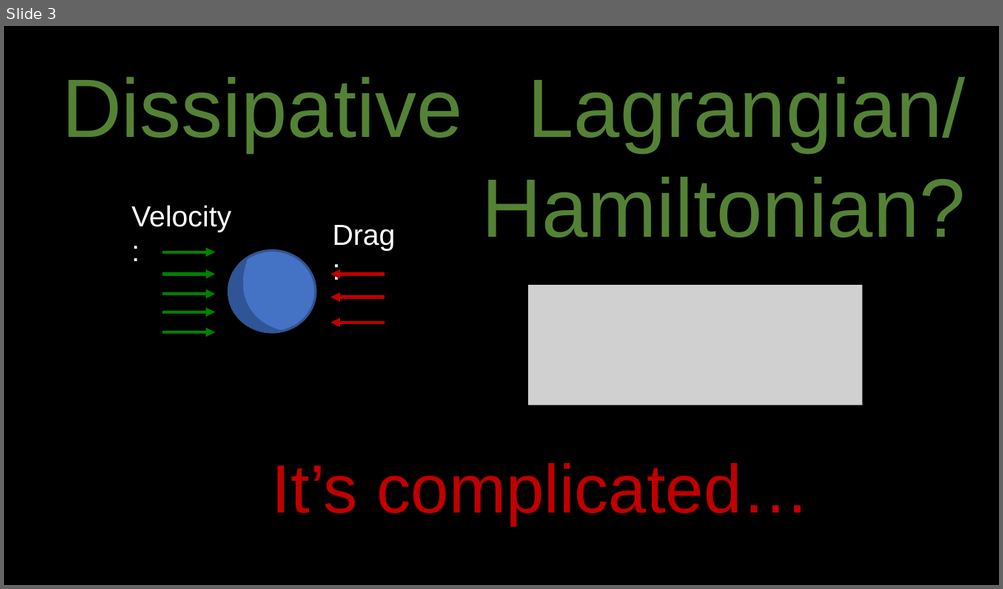
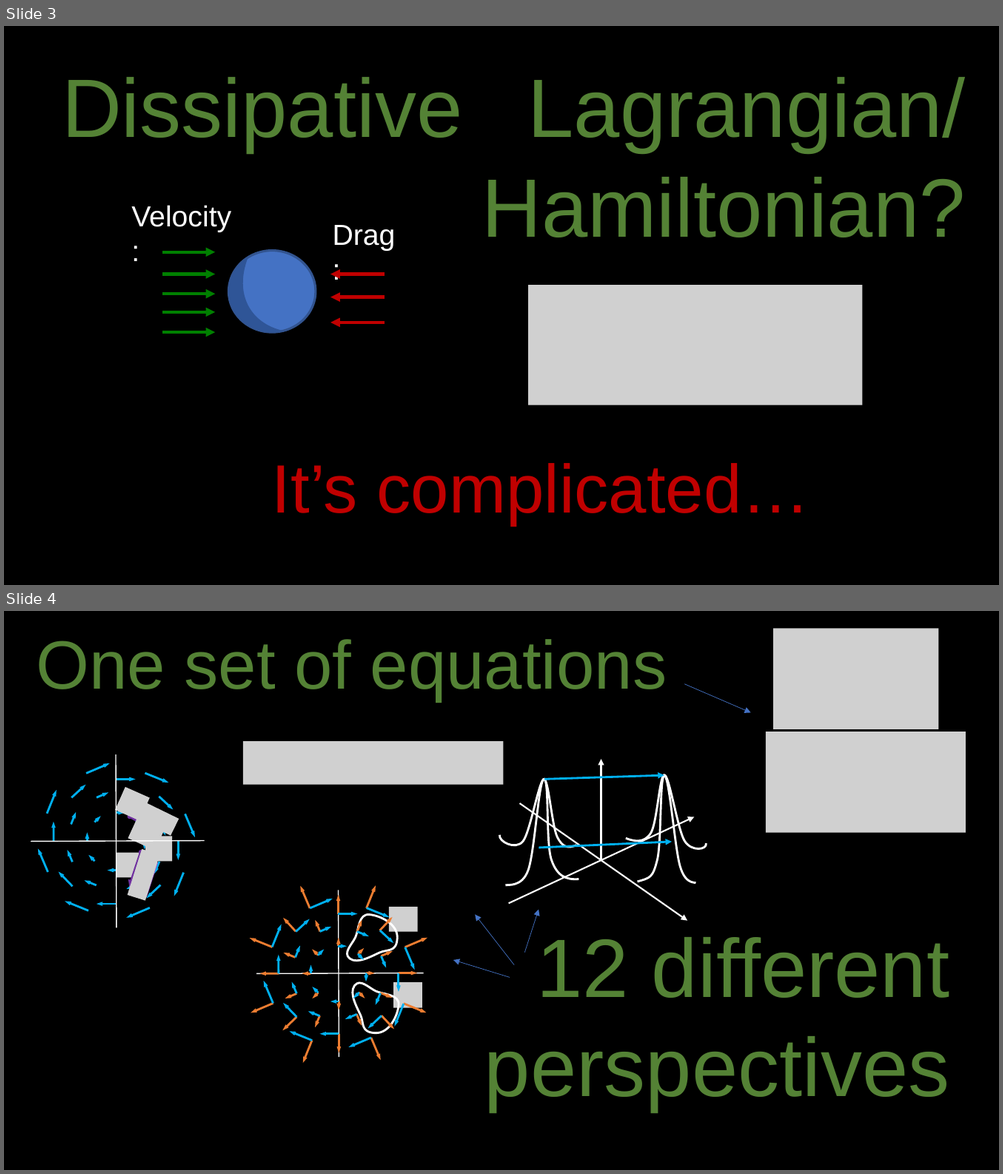
Before and after one commit to assumptionsofphysics/slides, a slide deck: 2024/2024Thumbnail.pptx. Shown one above the other, each under a label of ours: slide 3 before the commit, slides 3 and 4 after it. The pictures are 1003x589 and 1003x1174 pixels, drawn with LibreOffice and Linux fonts; fonts in the diff are those of the drawing; grey boxes stand for pictures; background and template pictures are left out. Boxes give left, top, right and bottom in pixels: in the first picture for what was removed or moved away, otherwise in the second. Text is boxed around its words. In the diff, an @@ line names an element or a change of style, - is before the commit and + after.

```diff
--- a/2024/2024Thumbnail.pptx
+++ b/2024/2024Thumbnail.pptx
@@ slide 4 added at (4,611,999,1170), background #000000 @@
@@ picture added at (774,628,939,729) @@
@@ text added at (36,639,666,701), 66 pt, text #548235 @@
+One set of equations
@@ arrow added from (685, 684) to (751, 712), #4472C4 0.5 pt @@
@@ picture added at (243,741,504,785) @@
@@ picture added at (765,732,966,832) @@
@@ group added at (31,755,204,928): 36 arrows, 6 pictures, 2 parallelograms, 2 ellipses, 2 lines @@
@@ group added at (499,760,706,920): 5 arrows, 4 freeform shapes @@
@@ arrow added from (515, 965) to (475, 914), #4472C4 0.5 pt @@
@@ arrow added from (525, 953) to (538, 909), #4472C4 0.5 pt @@
@@ text added at (484,937,949,1111), 80 pt, text #548235 @@
+12 different
+perspectives
@@ arrow added from (510, 978) to (453, 960), #4472C4 0.5 pt @@
@@ group added at (250,886,428,1063): 64 arrows, 2 lines, 2 pictures, 2 freeform shapes @@
```
Also in this commit, not shown: 1 other file.
